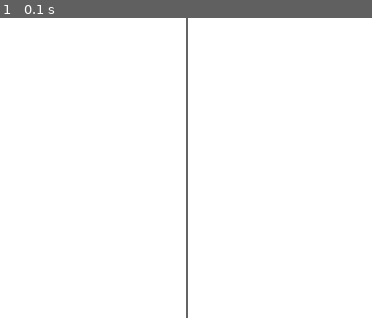
Above: before the commit, frame 1.
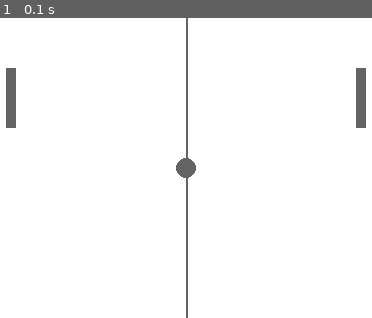
Above: after the commit, the same moment.

Repository: MarcBernstein0/pygame-pong
Game: pygame game, started from main.py
Two runs of this game, one before a commit and one after it. Both use one fixed random seed, a clock stepped at 60 frames per second and the inputs below.
Inputs:
- Up to frame 1 (0.1 s): no input

The runs differ from the first frame. In frame 1, 1.3% of the frame differs, in the area x 1-99%, y 16-54%.

Commit message:
add logic for when escape key is pressed

Diff:
--- a/main.py
+++ b/main.py
@@ -14,11 +14,22 @@
 WINDOW_HEIGHT = 300
 
 GAME_WINDOW = pygame.display.set_mode((WINDOW_WIDTH, WINDOW_HEIGHT)) # Create a surface obj with set windows parameters
-pygame.display.set_caption("My Game!")
+pygame.display.set_caption("PONG!")
+
+# PADDLE Variables
+PADDLEINSET = 20
+PADDLEWIDTH = 10
+PADDLEHEIGHT = 60
+BALLSIZE = 10
 
 # Main function with game loop
 def main():
     running = True
+
+    left_paddle_y = 50
+    right_paddle_y = 50
+    ball_X = WINDOW_WIDTH // 2
+    ball_Y = WINDOW_HEIGHT // 2
 
     # Main gameplay loop
     while running:
@@ -28,13 +39,27 @@
                 pygame.quit()
                 return
 
+            if event.type == KEYDOWN:
+                if event.key == K_ESCAPE:
+                    pygame.quit()
+                    return
+
         # Processing
-        # Sections will be built out more later
+        # pygame.Rect obj for holding rect coordinates
+        left_paddle_rect = pygame.Rect(PADDLEINSET, left_paddle_y, PADDLEWIDTH, PADDLEHEIGHT)
+        right_paddle_rect = pygame.Rect(WINDOW_WIDTH - PADDLEINSET - PADDLEWIDTH, right_paddle_y,
+                                        PADDLEWIDTH, PADDLEHEIGHT)
 
         # Render elements of the game
         GAME_WINDOW.fill(BACKGROUND) # Fill a surface with a solid color
         # Draw a straight line
         pygame.draw.line(GAME_WINDOW, ELEMENTCOLOR, (WINDOW_WIDTH // 2, 0), (WINDOW_WIDTH // 2, WINDOW_HEIGHT), 2)
+        # Draw Rectangle
+        pygame.draw.rect(GAME_WINDOW, ELEMENTCOLOR, left_paddle_rect)
+        pygame.draw.rect(GAME_WINDOW, ELEMENTCOLOR, right_paddle_rect)
+        # Draw ball
+        pygame.draw.circle(GAME_WINDOW, ELEMENTCOLOR, (ball_X, ball_Y), BALLSIZE)
+
         pygame.display.update()
         fpsClock.tick(FPS)
 
